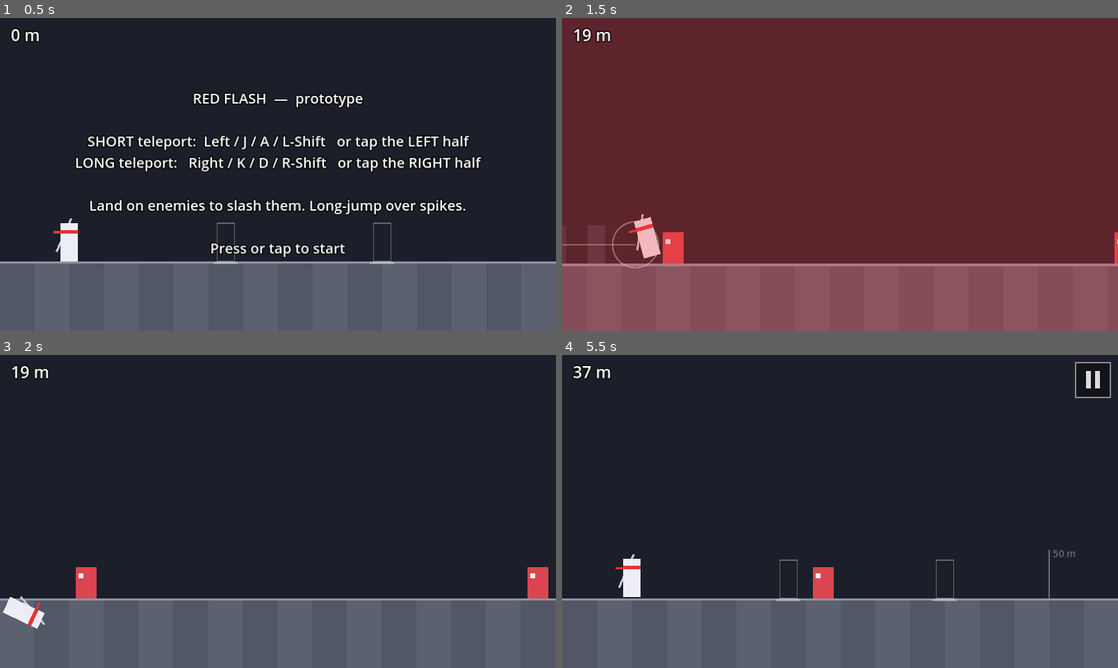
Above: before the commit, frames 1-4 (two rows, left to right).
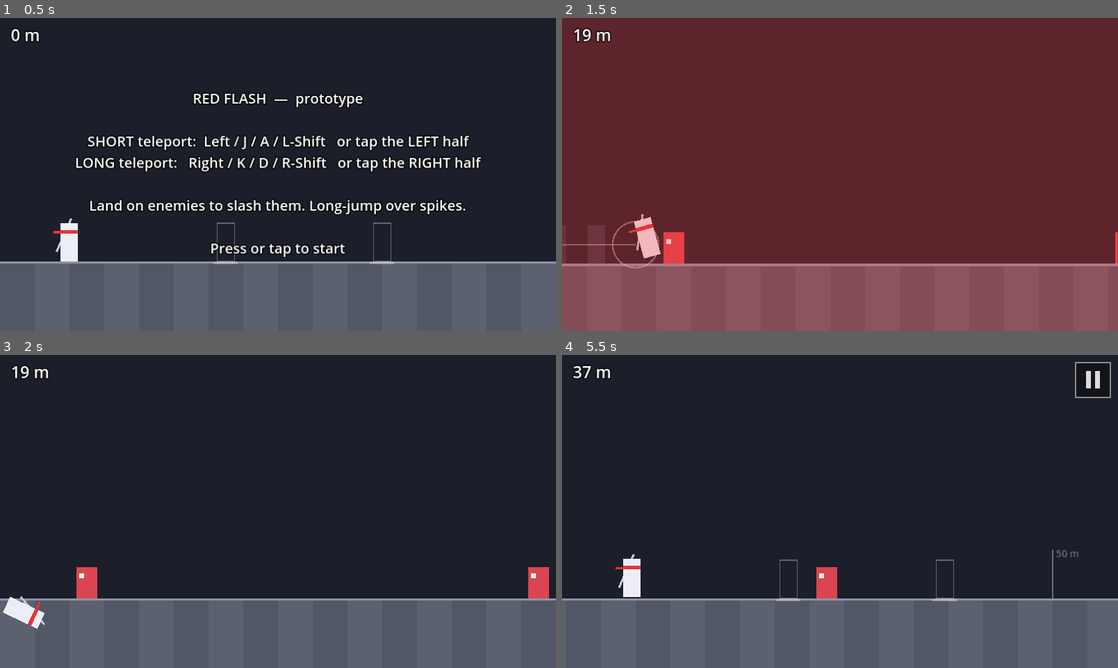
Above: after the commit, the same moments.

Repository: fredsbreads/game-off
Game: Godot game, scene res://scenes/main.tscn
The game is run twice, just before and just after one commit, with the same random seed, the same clock (stepped at 60 frames per second) and the same inputs.
Inputs (mouse positions are in pixels of both pictures, inside the frame that each line leads up to):
- Up to frame 1 (0.5 s): no input
- Up to frame 2 (1.5 s): tap Enter at 0.5 s; move the mouse to (962, 158) at 0.52 s; hold K (tp_long) 0.53-1.28 s; click (962, 158) at 0.67 s; move the mouse to (728, 190) at 1.27 s; tap J (tp_short) at 1.35 s; click (728, 190) at 1.42 s
- Up to frame 3 (2 s): no input
- Up to frame 4 (5.5 s): move the mouse to (895, 442) at 2.02 s; hold K (tp_long) 2.03-2.78 s; click (895, 442) at 2.17 s; tap Enter at 2.75 s; move the mouse to (812, 574) at 2.77 s; tap J (tp_short) at 2.85, 4.35 s; click (812, 574) at 2.92 s; move the mouse to (1006, 558) at 3.52 s; hold K (tp_long) 3.53-4.28 s; click (1006, 558) at 3.67 s; move the mouse to (673, 464) at 4.27 s; click (673, 464) at 4.42 s; move the mouse to (867, 511) at 5.02 s; hold K (tp_long) from 5.03 s (still down); click (867, 511) at 5.17 s

Frame 1 is identical in both runs. In frame 2, less than 0.1% of the frame differs, in the area x 9-100%, y 62-80%; in frame 3, less than 0.1%; in frame 4, 0.3%, in the area x 45-93%, y 62-78%.

Commit message:
Constant run speed (6 tiles/s); remove speed ramp

Diff:
--- a/scripts/debug_tools.gd
+++ b/scripts/debug_tools.gd
@@ -54,7 +54,7 @@
 		main.begin()
 
 	if soak_target > 0.0 and main.distance >= _next_report:
-		print("  ... %d m, speed %.1f tiles/s, kills %d, best chain %d" % [main.distance, Rules.speed_at(main.distance), main.kills, main.best_chain])
+		print("  ... %d m, kills %d, best chain %d" % [main.distance, main.kills, main.best_chain])
 		_next_report += 500.0
 	if soak_target > 0.0 and main.distance >= soak_target:
 		print("SOAK OK: %d m, kills %d, best chain %d, score %d" % [main.distance, main.kills, main.best_chain, main.score()])
@@ -98,15 +98,14 @@
 	for e in main.level.enemies:
 		if e.alive and e.tile_x > px - 1.0 and e.tile_x < px + PLAN_AHEAD_TILES + 8.0:
 			enemy_x.append(e.tile_x)
-	var start: float = main.START_X
 	var result := ChunkSolver.search(main.level.tiles, enemy_x, px, main.player.cooldown,
-		px + PLAN_AHEAD_TILES, func(x: float) -> float: return Rules.speed_at(x - start))
+		px + PLAN_AHEAD_TILES, func(_x: float) -> float: return Rules.RUN_SPEED)
 	_plan = result["actions"]
 	_predicted.clear()
 	var st: Array = [px, main.player.cooldown, 0]
 	for act in _plan:
 		_predicted.append([st[0], st[1]])
-		var nxt := ChunkSolver.step(main.level.tiles, enemy_x, st, act, func(x: float) -> float: return Rules.speed_at(x - start))
+		var nxt := ChunkSolver.step(main.level.tiles, enemy_x, st, act, func(_x: float) -> float: return Rules.RUN_SPEED)
 		if nxt.is_empty():
 			break
 		st = nxt
--- a/scripts/main.gd
+++ b/scripts/main.gd
@@ -192,7 +192,7 @@
 				_game_over()
 
 	_update_pause_visuals()
-	var run_px := Rules.speed_at(distance) * Rules.TILE if moving else 0.0
+	var run_px := Rules.RUN_SPEED * Rules.TILE if moving else 0.0
 	cam.follow(player.x, run_px, delta)
 	level.set_view(cam.left(), cam.visible_world_size())
 	hud.set_stats(score(), distance, chain, chain_timer / Rules.COMBO_WINDOW)
@@ -220,7 +220,7 @@
 			return
 
 	# 2. run
-	player.x += Rules.speed_at(player.x - START_X) / Rules.PHYSICS_FPS
+	player.x += Rules.RUN_SPEED / Rules.PHYSICS_FPS
 	distance = player.x - START_X
 
 	# 3. hazards and enemies
@@ -256,7 +256,7 @@
 
 	var hit := level.enemies_at(to, Rules.KILL_RADIUS)
 	if hit.is_empty():
-		player.cooldown = Rules.cooldown_frames(Rules.speed_at(to - START_X))
+		player.cooldown = Rules.cooldown_frames(Rules.RUN_SPEED)
 		fx.landing_ring(to)
 		# Clearing a hazard keeps the chain alive (doesn't add to it).
 		if chain > 0 and level.hazard_between(from, to):
--- a/scripts/rules.gd
+++ b/scripts/rules.gd
@@ -16,7 +16,7 @@
 
 # Distance (tiles) you run before you can teleport again. Measured in
 # distance, not time, so chunk spacing works the same at every speed.
-# (1.05 tiles = ~0.18 s at the start speed, ~0.12 s at max.) A kill resets it.
+# (1.05 tiles = ~0.18 s at 6 tiles/s.) A kill resets it.
 const COOLDOWN_TILES := 1.05
 
 # Landing within this many tiles of an enemy's centre kills it.
@@ -31,10 +31,8 @@
 const MIN_HAZARD_GAP := 5       # ground tiles between hazards, unless an enemy is in the gap
 const EDGE_PADDING := 2         # plain ground at both ends of every chunk
 
-# Run speed in tiles per second, ramping up with distance.
-const SPEED_START := 6.0
-const SPEED_MAX := 10.0
-const SPEED_RAMP_TILES := 2000.0
+# Run speed in tiles per second. Constant for now.
+const RUN_SPEED := 6.0
 
 # Scoring.
 const COMBO_WINDOW := 1.5       # seconds without a kill before the chain breaks
@@ -43,10 +41,6 @@
 enum Tile { GROUND, SPIKES }
 
 
-static func speed_at(distance: float) -> float:
-	return lerpf(SPEED_START, SPEED_MAX, clampf(distance / SPEED_RAMP_TILES, 0.0, 1.0))
-
-
 static func cooldown_frames(speed: float) -> int:
 	return ceili(COOLDOWN_TILES / speed * PHYSICS_FPS)
 
--- a/tools/validate_chunks.gd
+++ b/tools/validate_chunks.gd
@@ -1,7 +1,7 @@
 extends SceneTree
 ## Checks every chunk in scripts/chunks.gd:
 ##   - format rules (hazard widths, spacing, padding)
-##   - survivable at slow, medium and max run speed, entering with the
+##   - survivable at the run speed, entering with the
 ##     worst case (cooldown just started)
 ##
 ## Run from the project folder:
@@ -9,7 +9,7 @@
 
 func _init() -> void:
 	var failures := 0
-	var speeds := [Rules.SPEED_START, (Rules.SPEED_START + Rules.SPEED_MAX) / 2.0, Rules.SPEED_MAX]
+	var speeds := [Rules.RUN_SPEED]
 	for c in Chunks.LIST:
 		var name: String = c["name"]
 		var map: String = c["map"]
